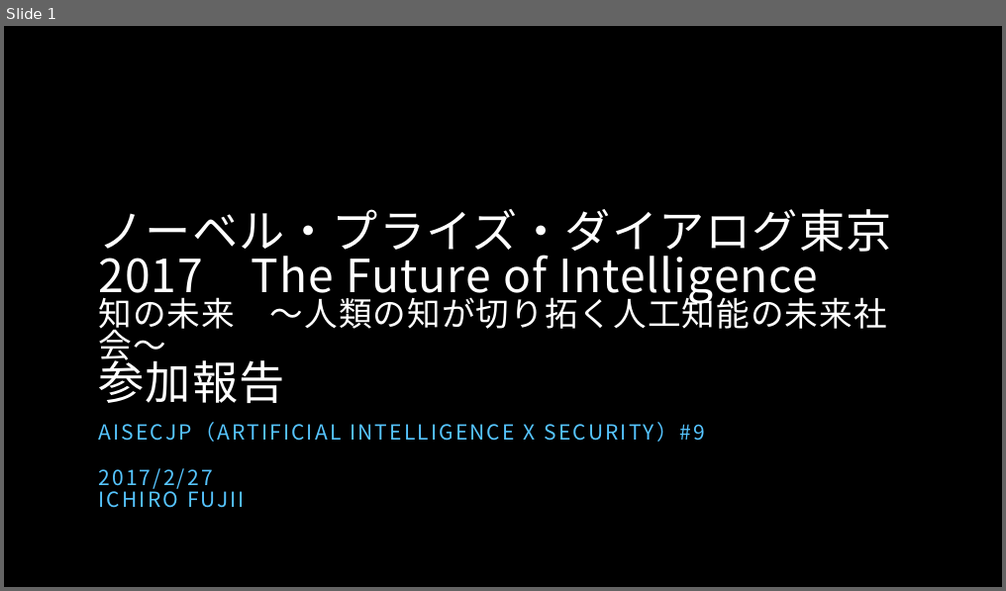
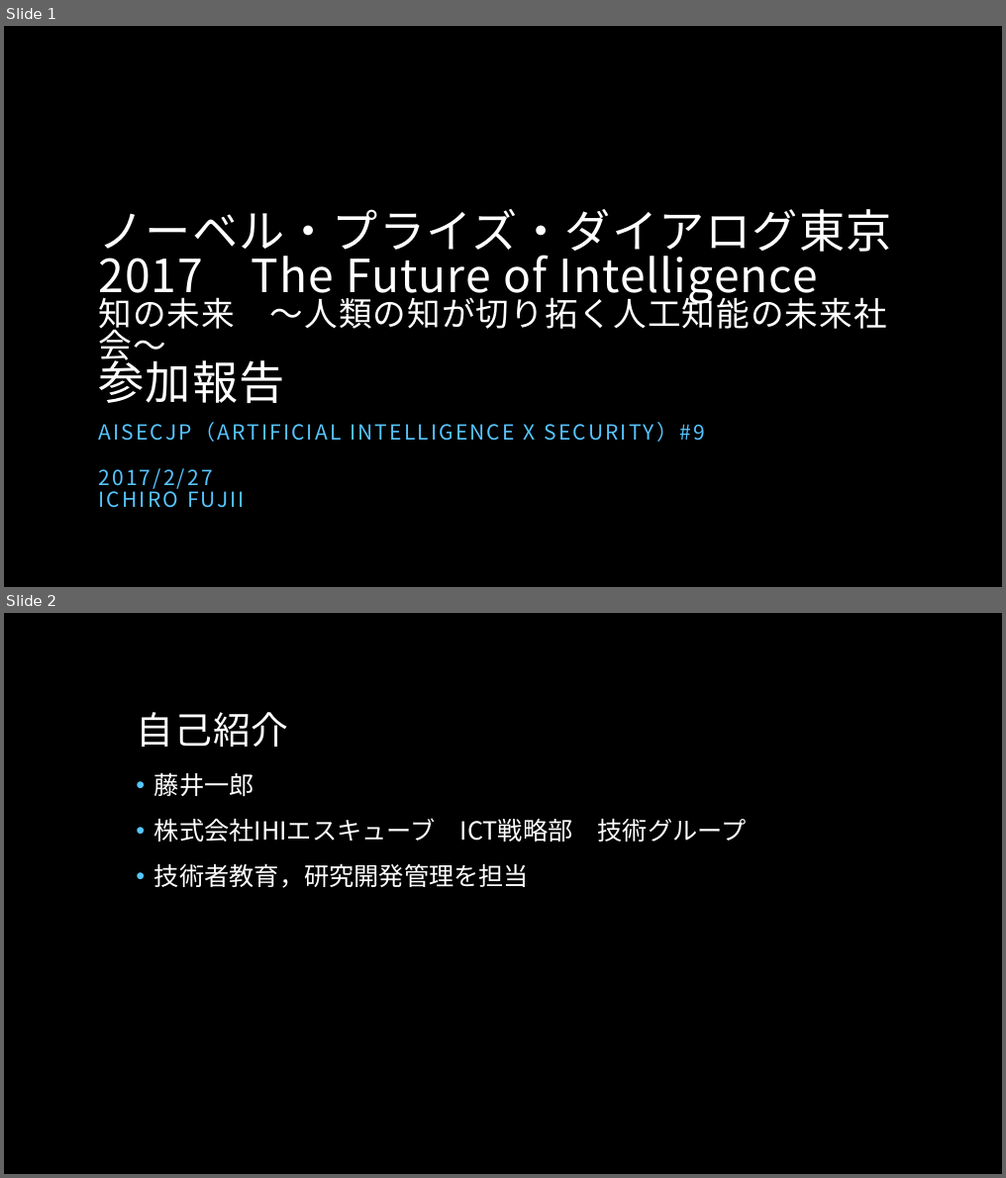
Before and after one commit to fujiichi/AISECjp9, a slide deck: AISECjp#9 LT Nobel Prize Dialogue Tokyo 2017.pptx. Shown one above the other, each under a label of ours: slide 1 before the commit, slides 1 and 2 after it. The pictures are 1006x591 and 1006x1178 pixels, drawn with LibreOffice and Linux fonts; fonts in the diff are those of the drawing; background and template pictures are left out. Boxes give left, top, right and bottom in pixels: in the first picture for what was removed or moved away, otherwise in the second. Text is boxed around its words. In the diff, an @@ line names an element or a change of style, - is before the commit and + after.

```diff
--- a/AISECjp#9 LT Nobel Prize Dialogue Tokyo 2017.pptx
+++ b/AISECjp#9 LT Nobel Prize Dialogue Tokyo 2017.pptx
@@ slide 2 added at box(4, 613, 1002, 1174), background picture (left out) @@
@@ title added at box(136, 712, 288, 747), 36 pt, text #FFFFFF @@
+自己紹介
@@ text added at box(154, 772, 746, 888), 24 pt, text #FFFFFF @@
+• 藤井一郎
+• 株式会社IHIエスキューブ ICT戦略部 技術グループ
+• 技術者教育，研究開発管理を担当
```
Also in this commit, not shown: 7 slides changed, 7 other slides added.
